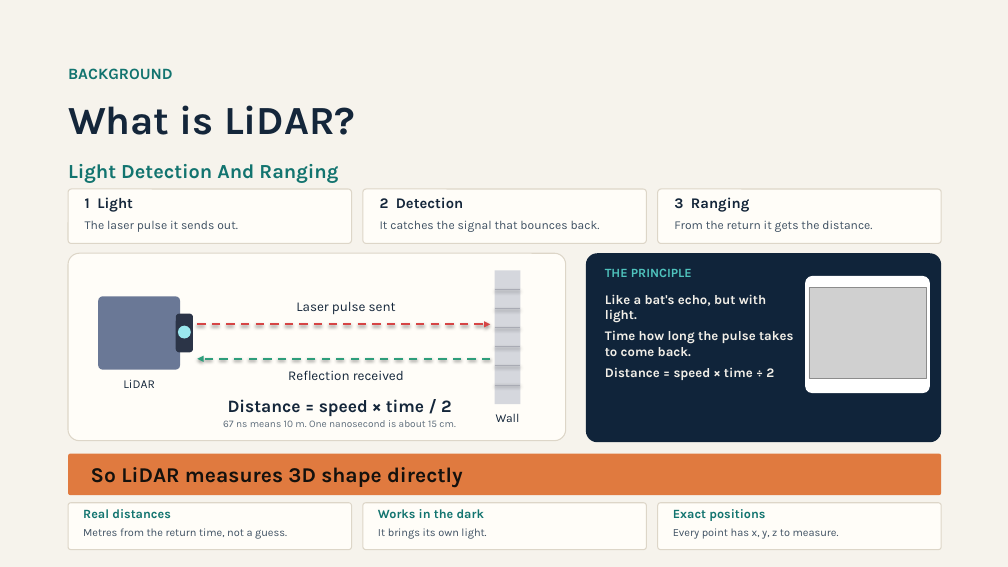
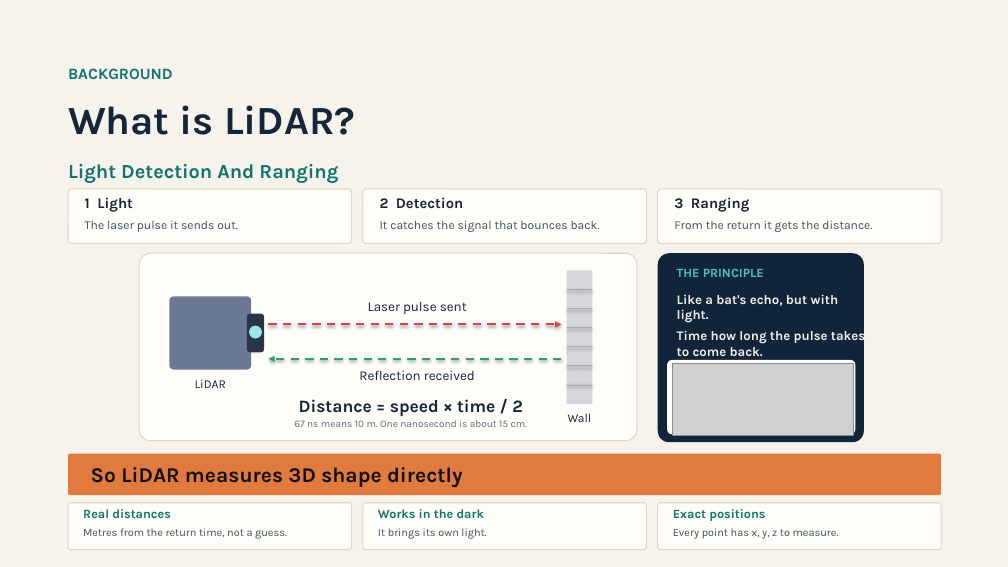
Before and after one commit to maninka123/lidar-learning-lab, a slide deck: slide 3 of presentation/LiDAR_Workshop_Slides.pptx. Drawn at 1008x567 pixels with LibreOffice and Linux fonts; fonts in the diff are those of the drawing; grey boxes stand for pictures. Boxes give left, top, right and bottom in pixels: in the first picture for what was removed or moved away, otherwise in the second. Text is boxed around its words. In the diff, an @@ line names an element or a change of style, - is before the commit and + after.

```diff
--- a/presentation/LiDAR_Workshop_Slides.pptx
+++ b/presentation/LiDAR_Workshop_Slides.pptx
@@ rounded rectangle resized from (x1=586, y1=253, x2=941, y2=442) to (x1=658, y1=253, x2=864, y2=442) @@
@@ text "Like a bat's echo, but ..." moved from (x1=605, y1=294, x2=793, y2=380) to (x1=677, y1=294, x2=865, y2=356) @@
@@ picture removed at (x1=809, y1=287, x2=926, y2=378) @@
@@ 7 texts, 6 lines, 3 rounded rectangles, 2 arrows, 1 ellipse, 1 rectangle moved together from (x1=68, y1=253, x2=692, y2=441) to (x1=139, y1=253, x2=764, y2=441) @@
@@ text at (x1=605, y1=367, x2=774, y2=380): paragraph removed @@
-Distance = speed × time ÷ 2
@@ rounded rectangle resized from (x1=805, y1=276, x2=930, y2=393) to (x1=668, y1=360, x2=856, y2=434) @@
@@ picture added at (x1=672, y1=363, x2=854, y2=436) @@
```
Also in this commit, not shown: 4 other slides changed, 3 slides added, 6 slides removed, 1 other file.
